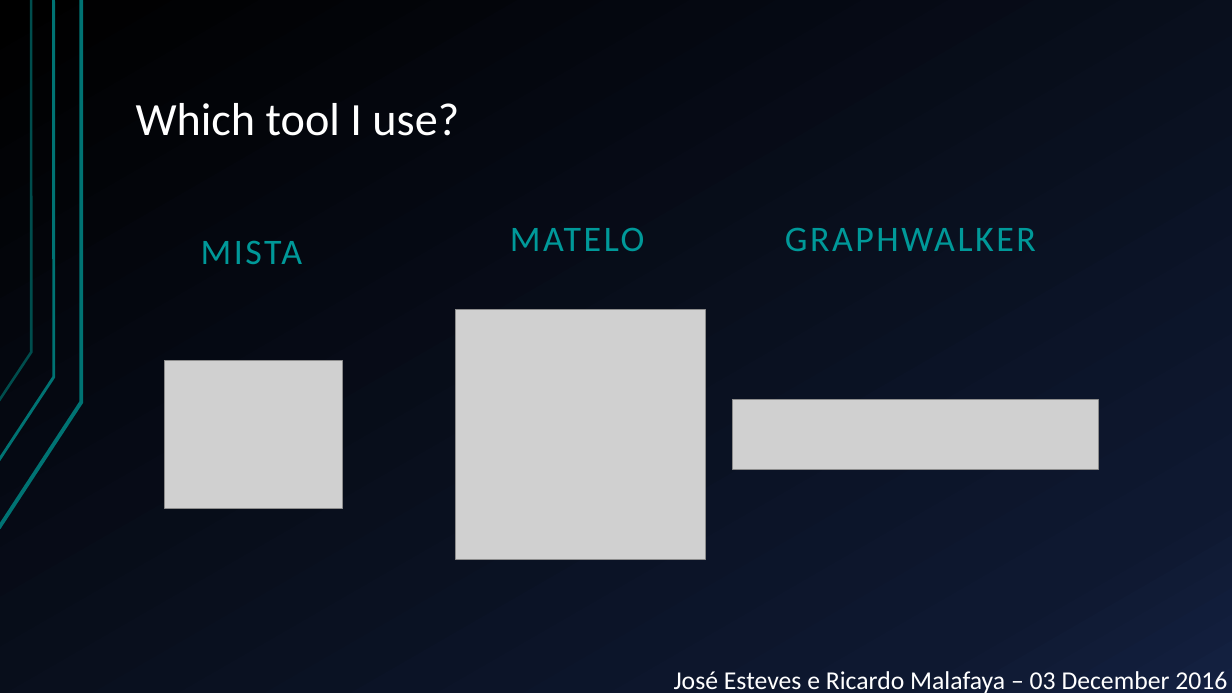
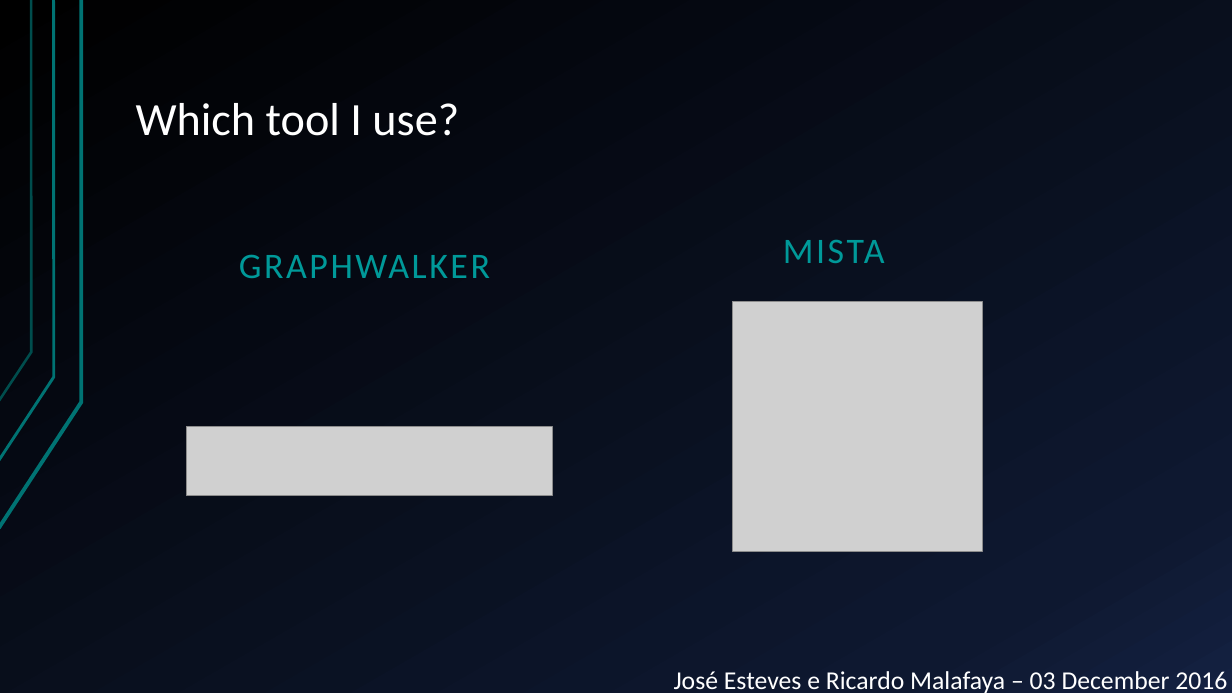
Before and after one commit to JGEsteves89/FEUP-MESW-TVVS-MBT, a slide deck: slide 11 of Presentation.pptx (slide 8 before the commit). Drawn at 1232x693 pixels with LibreOffice and Linux fonts; fonts in the diff are those of the drawing; grey boxes stand for pictures. Boxes give left, top, right and bottom in pixels: in the first picture for what was removed or moved away, otherwise in the second. Text is boxed around its words. In the diff, an @@ line names an element or a change of style, - is before the commit and + after.

```diff
--- a/Presentation.pptx
+++ b/Presentation.pptx
@@ text "GRAPHWALKER": place and size @@
-text "GRAPHWALKER" at [785, 228, 1036, 251]
+text "GRAPHWALKER" at [239, 254, 490, 278]
@@ text "MISTA": place and size @@
-text "MISTA" at [201, 241, 303, 264]
+text "MISTA" at [783, 239, 885, 263]
@@ text removed at [510, 227, 645, 251] @@
-MATELO
@@ picture: place and size @@
-picture at [456, 310, 705, 559]
+picture at [732, 302, 982, 552]
@@ picture removed at [165, 361, 343, 508] @@
@@ picture: place and size @@
-picture at [732, 400, 1098, 470]
+picture at [187, 427, 553, 496]
```
Also in this commit, not shown: 2 other slides changed, 2 slides added.
